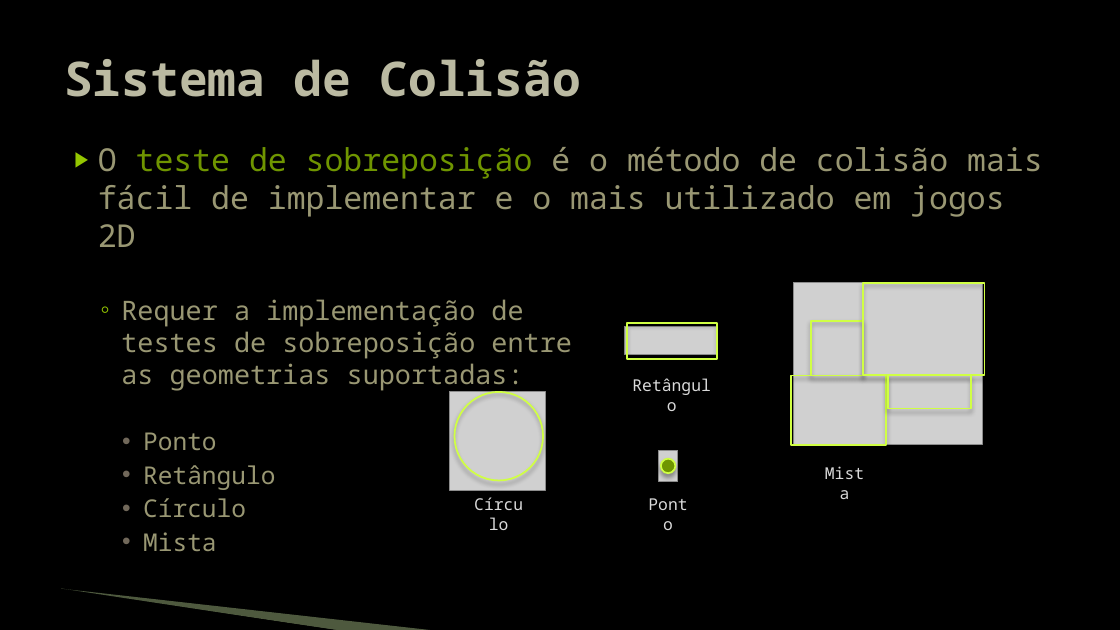
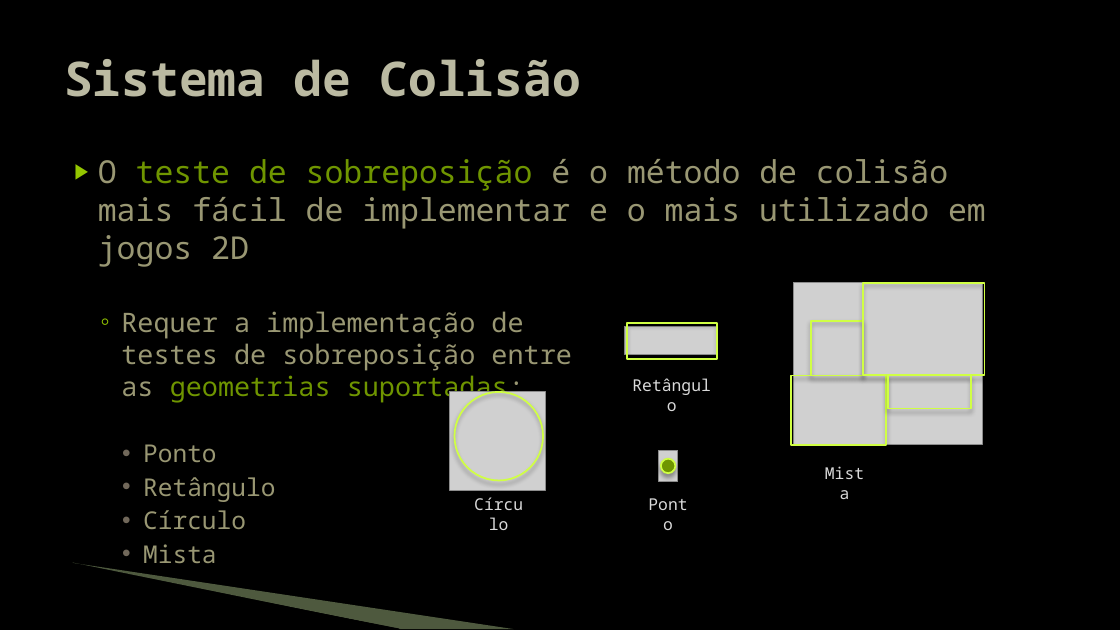
Before and after one commit to JudsonSS/Jogos, a slide deck: slide 12 of Slides/10. Detecção de Colisão.pptx (slide 10 before the commit). Drawn at 1120x630 pixels with LibreOffice and Linux fonts; fonts in the diff are those of the drawing; grey boxes stand for pictures; background and template pictures are left out. Boxes give left, top, right and bottom in pixels: in the first picture for what was removed or moved away, otherwise in the second. Text is boxed around its words. In the diff, an @@ line names an element or a change of style, - is before the commit and + after.

```diff
--- a/Slides/10. Detecção de Colisão.pptx
+++ b/Slides/10. Detecção de Colisão.pptx
@@ text "O teste de sobreposição é ...": place and size @@
-text "O teste de sobreposição é ..." at box(98, 147, 1043, 551)
+text "O teste de sobreposição é ..." at box(98, 159, 986, 563)
@@ text at box(121, 311, 571, 404): text colour #999773 to #6F9400 in "geometrias suportadas:" @@
@@ freeform shape: place and size @@
-freeform shape at box(60, 590, 340, 630)
+freeform shape at box(71, 565, 400, 629)
@@ freeform shape: place and size @@
-freeform shape at box(61, 589, 437, 630)
+freeform shape at box(73, 563, 514, 629)
```
Also in this commit, not shown: 17 other slides changed, 2 slides added.
